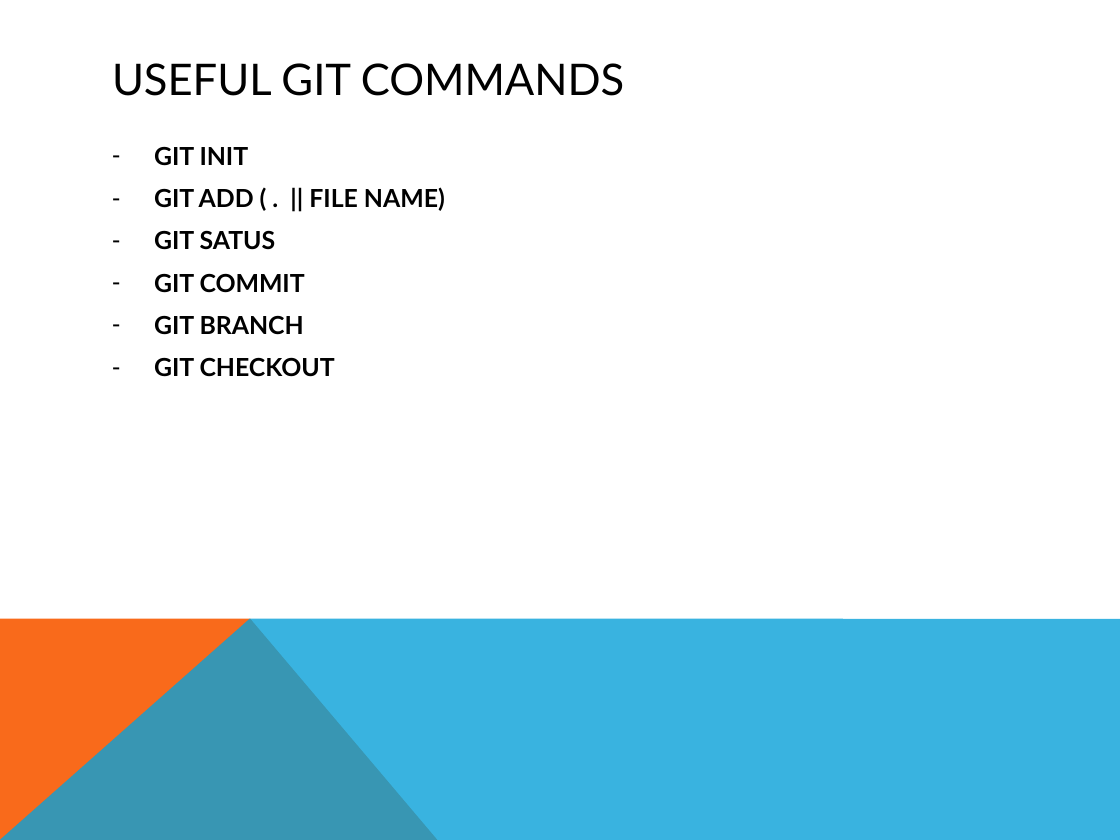
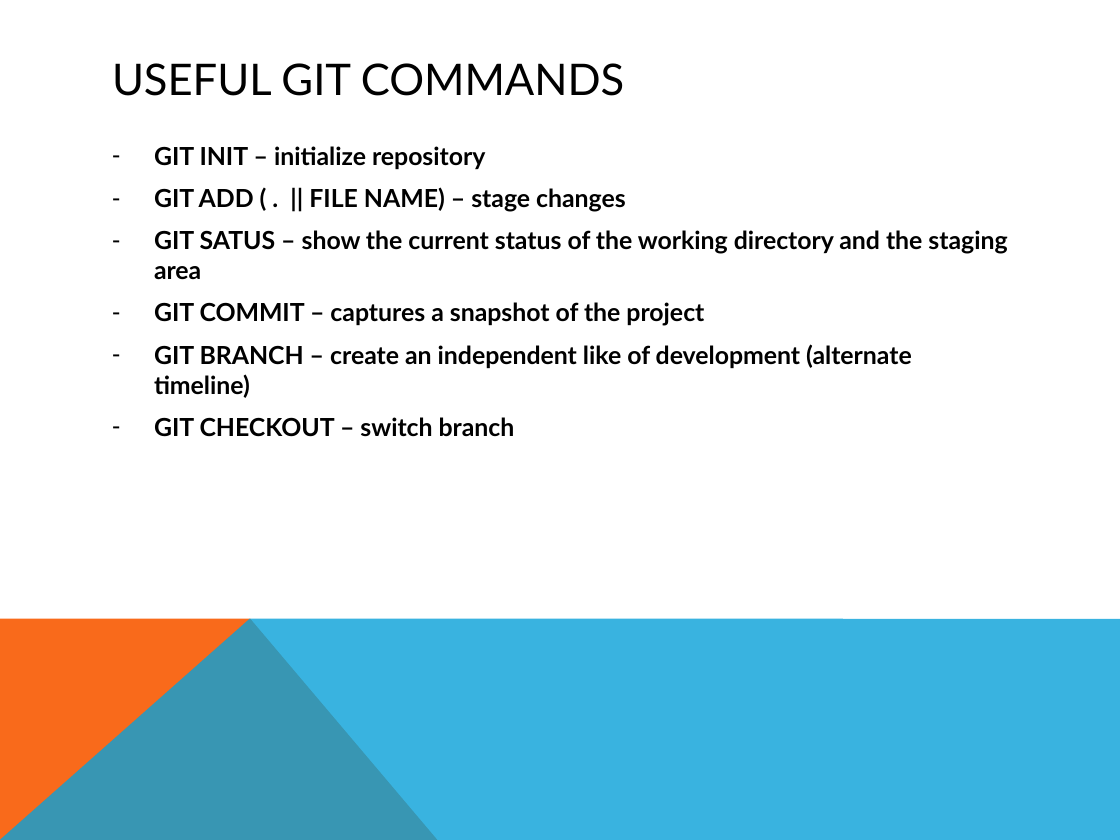
Before and after one commit to CraigDoesCode/git-workshop-test-, a slide deck: slide 5 of Presentation and Notes.pptx. Drawn at 1120x840 pixels with LibreOffice and Linux fonts; fonts in the diff are those of the drawing. Boxes give left, top, right and bottom in pixels: in the first picture for what was removed or moved away, otherwise in the second. Text is boxed around its words. In the diff, an @@ line names an element or a change of style, - is before the commit and + after.

```diff
--- a/Presentation and Notes.pptx
+++ b/Presentation and Notes.pptx
@@ text at bbox=[154, 146, 1007, 437]: text changed @@
-– GIT INIT
-– GIT ADD ( . || FILE NAME)
-– GIT SATUS
-– GIT COMMIT
-– GIT BRANCH
-– GIT CHECKOUT
+– GIT INIT – initialize repository
+– GIT ADD ( . || FILE NAME) – stage changes
+– GIT SATUS – show the current status of the working directory and the staging area
+– GIT COMMIT – captures a snapshot of the project
+– GIT BRANCH – create an independent like of development (alternate timeline)
+– GIT CHECKOUT – switch branch
```
Also in this commit, not shown: 4 other slides changed, 1 other file.
